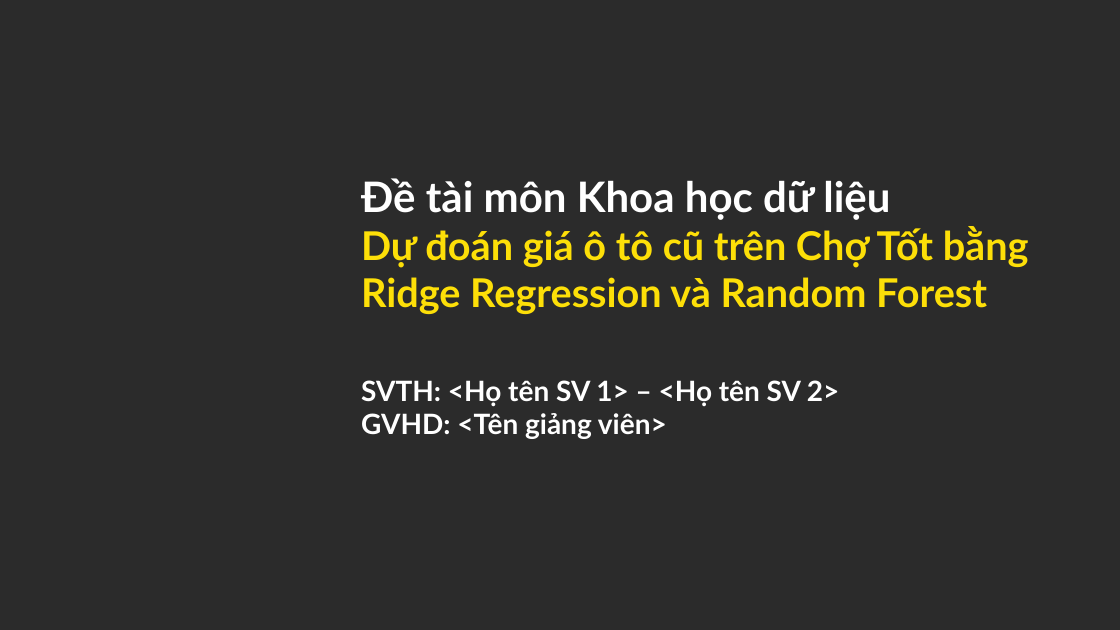
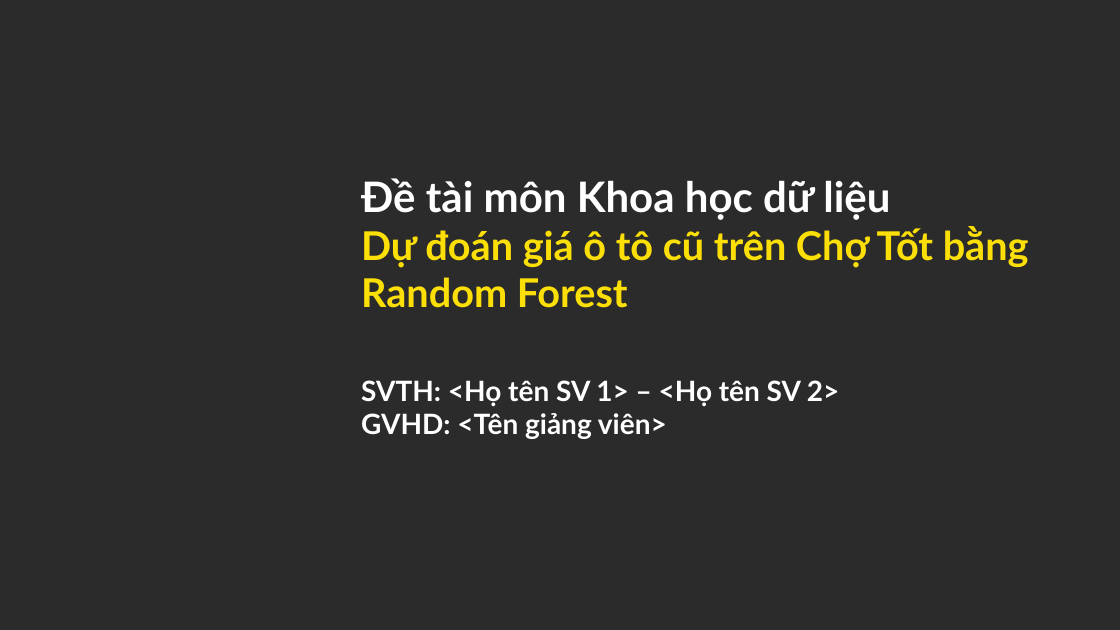
Before and after one commit to tiendc57/DataScience, a slide deck: slide 1 of slides/Bao_cao_Du_doan_gia_o_to.pptx. Drawn at 1120x630 pixels with LibreOffice and Linux fonts; fonts in the diff are those of the drawing; background and template pictures are left out; a plain dark background stands for a picture behind light text. Boxes give left, top, right and bottom in pixels: in the first picture for what was removed or moved away, otherwise in the second. Text is boxed around its words. In the diff, an @@ line names an element or a change of style, - is before the commit and + after.

```diff
--- a/slides/Bao_cao_Du_doan_gia_o_to.pptx
+++ b/slides/Bao_cao_Du_doan_gia_o_to.pptx
@@ text at (x1=361, y1=226, x2=1029, y2=308): text changed @@
-Dự đoán giá ô tô cũ trên Chợ Tốt bằng Ridge Regression và Random Forest
+Dự đoán giá ô tô cũ trên Chợ Tốt bằng Random Forest
```
Also in this commit, not shown: 15 other slides changed, 18 slides added, 18 slides removed, 18 other files.
